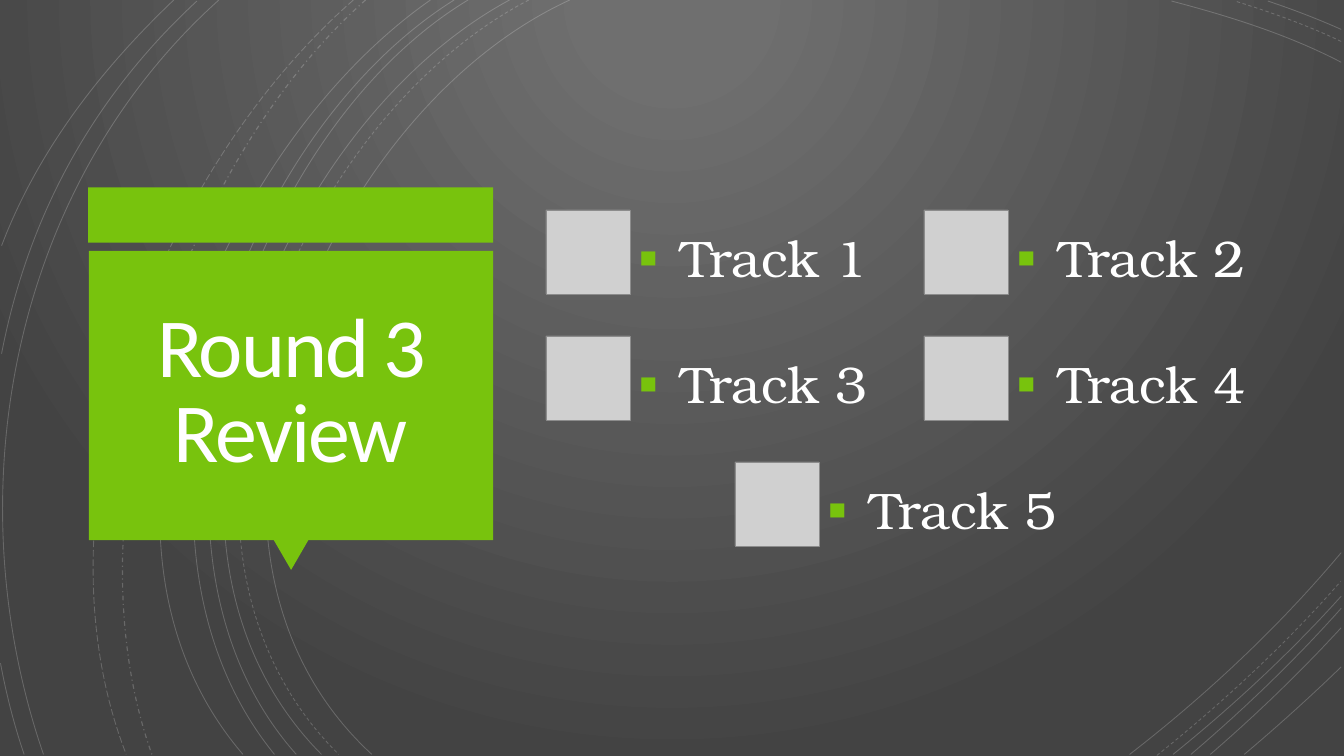
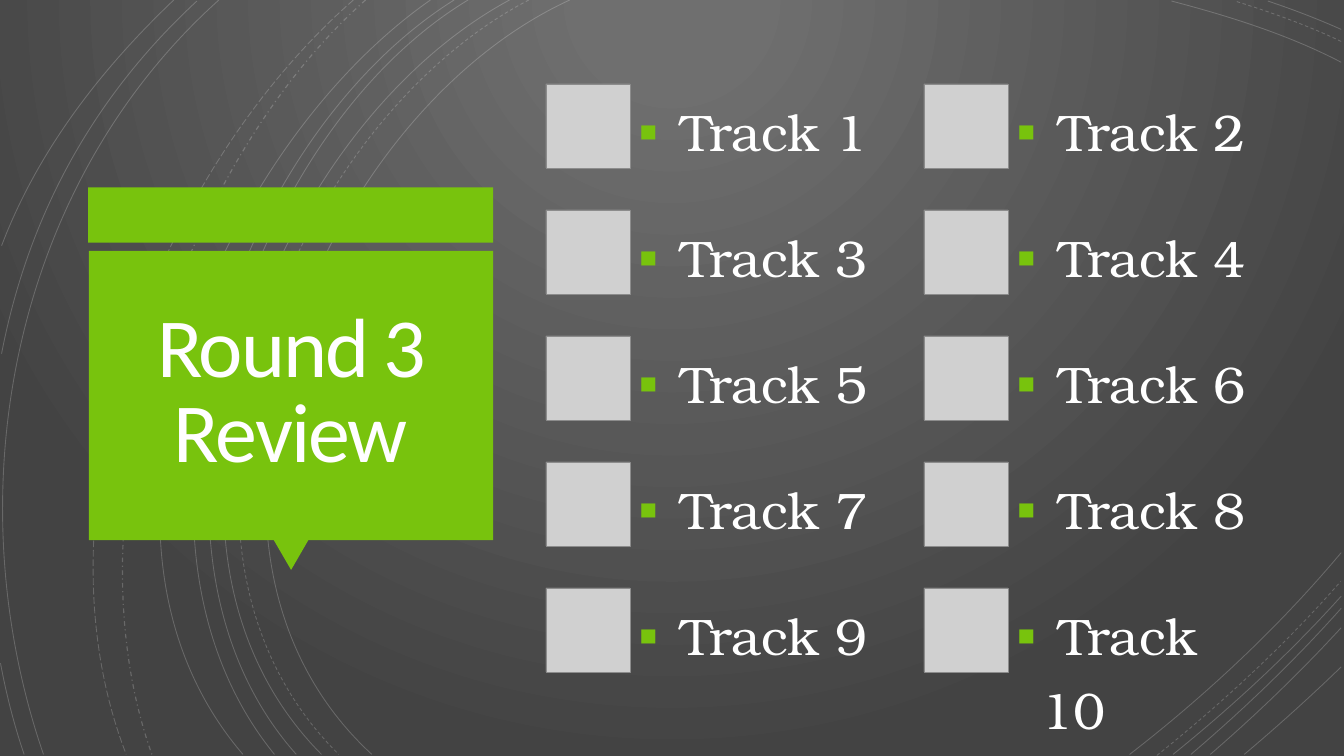
Before and after one commit to Rwelk/Video-Game-Music-Competition, a slide deck: slide 40 of VGMC 2022 Spring Slides.pptx (slide 25 before the commit). Drawn at 1344x756 pixels with LibreOffice and Linux fonts; fonts in the diff are those of the drawing; grey boxes stand for pictures. Boxes give left, top, right and bottom in pixels: in the first picture for what was removed or moved away, otherwise in the second. Text is boxed around its words. In the diff, an @@ line names an element or a change of style, - is before the commit and + after.

Commit message:
Added Challenge Round

```diff
--- a/VGMC 2022 Spring Slides.pptx
+++ b/VGMC 2022 Spring Slides.pptx
@@ picture added at (546,84,630,168) @@
@@ picture added at (924,84,1008,168) @@
@@ 4 texts: place and size @@
-4 texts at (680,240,1246,404)
+4 texts at (680,114,1246,278)
@@ text "Track 5": place and size @@
-text "Track 5" at (869,492,1057,530)
+text "Track 5" at (680,366,868,404)
@@ text added at (1058,366,1246,404), 44 pt, text #FFFFFF @@
+▪ Track 6
@@ picture: place and size @@
-picture at (735,462,819,546)
+picture at (546,462,630,546)
@@ picture added at (924,462,1008,546) @@
@@ text added at (680,492,868,530), 44 pt, text #FFFFFF @@
+▪ Track 7
@@ text added at (1058,492,1246,530), 44 pt, text #FFFFFF @@
+▪ Track 8
@@ picture added at (546,588,630,672) @@
@@ picture added at (924,588,1008,672) @@
@@ text added at (680,618,868,656), 44 pt, text #FFFFFF @@
+▪ Track 9
@@ text added at (1042,618,1197,730), 44 pt, text #FFFFFF @@
+▪ Track 10
```
Also in this commit, not shown: 9 other slides changed, 42 slides added, 54 other files.
